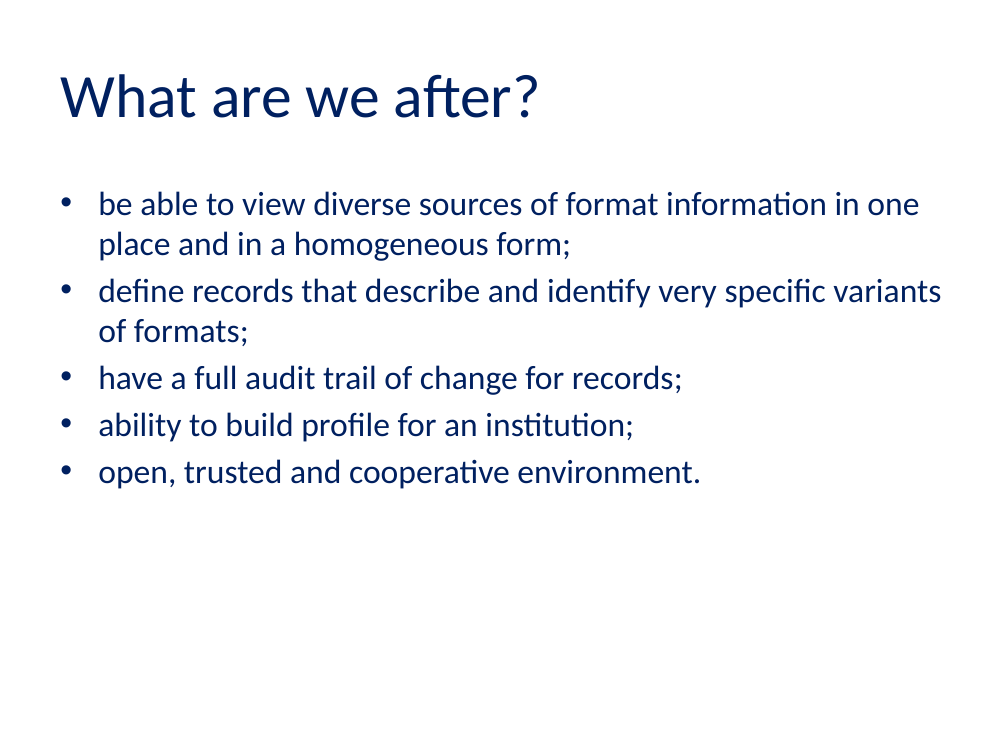
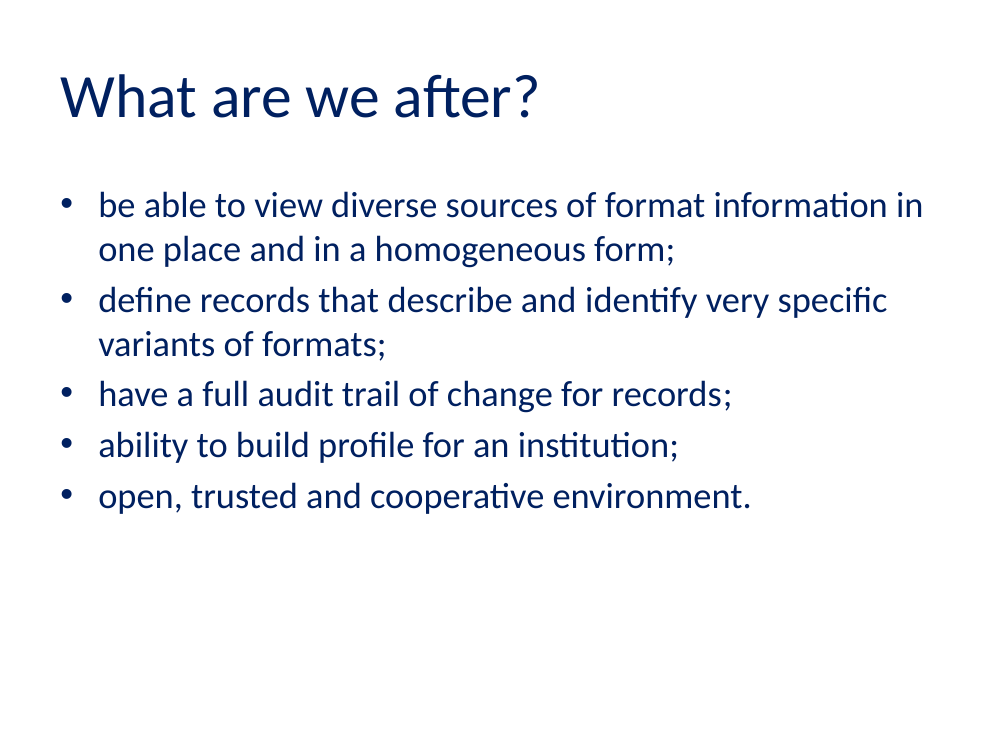
Before and after one commit to jaygattuso/iPres2014-format-workshop, a slide deck: slide 8 of Slides/Session 2 iPRES_Jan_Hutar_workshop.pptx. Drawn at 1008x756 pixels with LibreOffice and Linux fonts; fonts in the diff are those of the drawing; background and template pictures are left out. Boxes give left, top, right and bottom in pixels: in the first picture for what was removed or moved away, otherwise in the second. Text is boxed around its words. In the diff, an @@ line names an element or a change of style, - is before the commit and + after.

```diff
--- a/Slides/Session 2 iPRES_Jan_Hutar_workshop.pptx
+++ b/Slides/Session 2 iPRES_Jan_Hutar_workshop.pptx
@@ text "be able to view diverse ..." at (98,191,923,514): size 24 to 26 pt @@
```
Also in this commit, not shown: 12 other slides changed, 2 other files.
